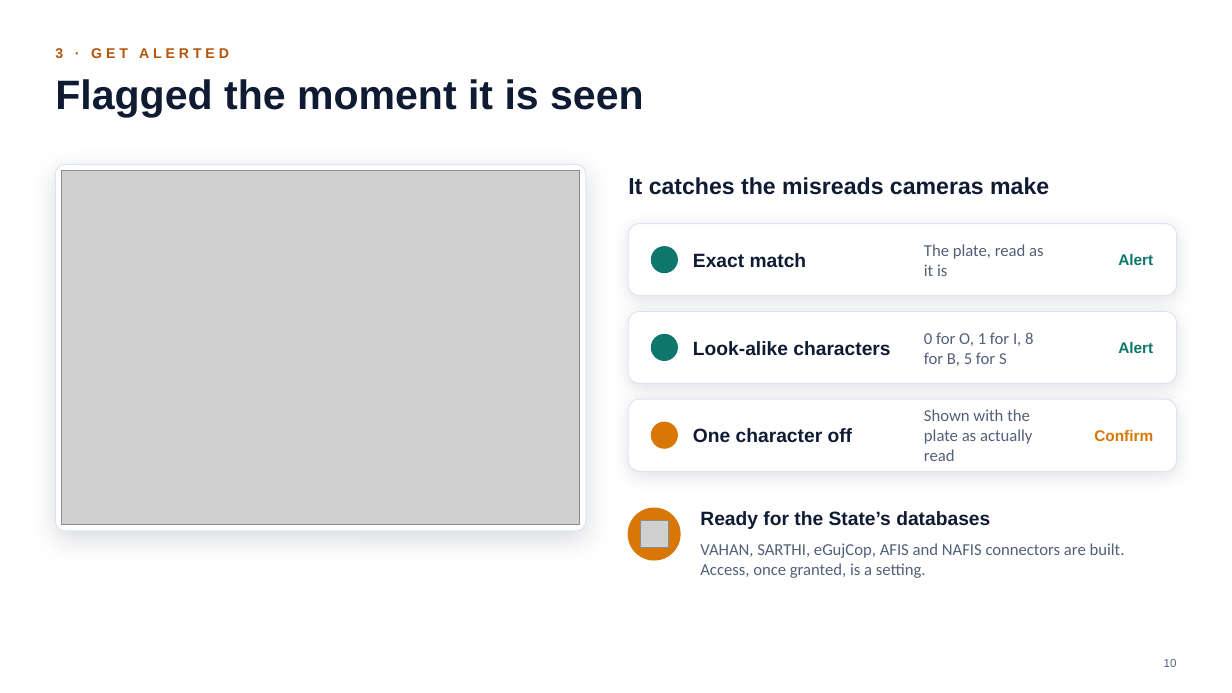
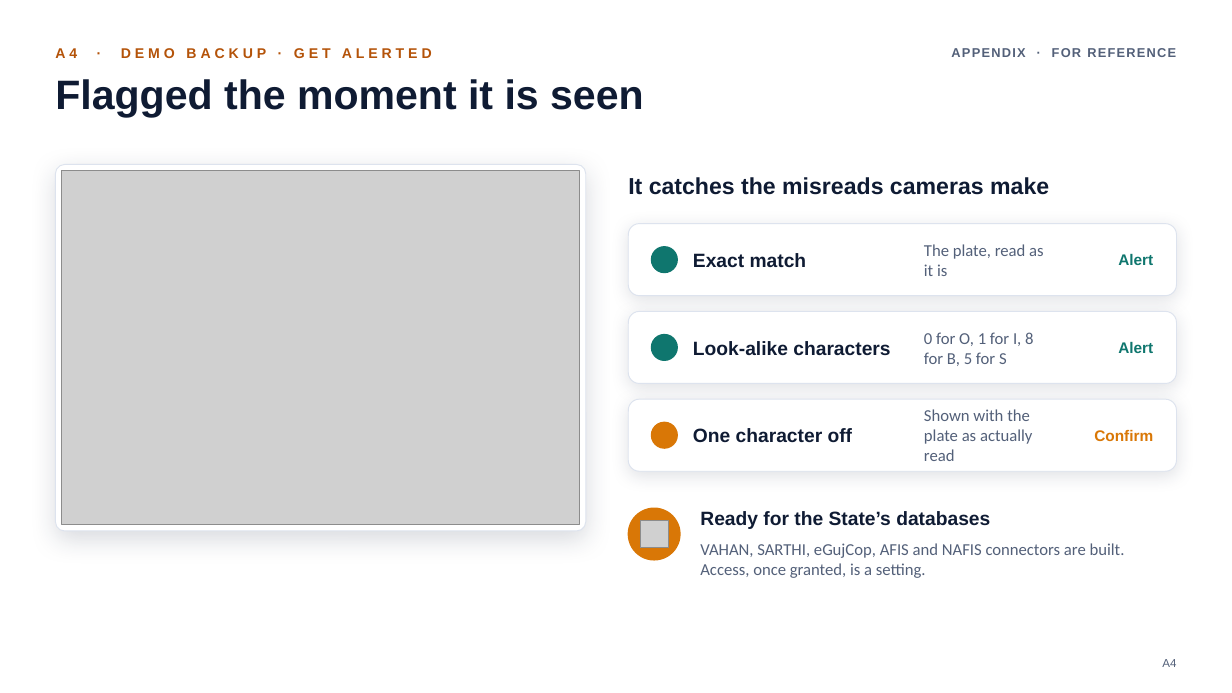
Before and after one commit to parthpatel643/sentinel-hackathon, a slide deck: slide 17 of docs/Sentinel-Finale-Pitch.pptx (slide 10 before the commit). Drawn at 1232x693 pixels with LibreOffice and Linux fonts; fonts in the diff are those of the drawing; grey boxes stand for pictures. Boxes give left, top, right and bottom in pixels: in the first picture for what was removed or moved away, otherwise in the second. Text is boxed around its words. In the diff, an @@ line names an element or a change of style, - is before the commit and + after.

```diff
--- a/docs/Sentinel-Finale-Pitch.pptx
+++ b/docs/Sentinel-Finale-Pitch.pptx
@@ text at box(55, 48, 432, 58): text changed @@
-3 · GET ALERTED
+A4 · DEMO BACKUP · GET ALERTED
@@ text added at box(951, 48, 1176, 57), 10 pt, text #536079, bold @@
+APPENDIX · FOR REFERENCE
@@ text at box(1162, 659, 1176, 667): text changed @@
-10
+A4
```
Also in this commit, not shown: 18 other slides changed, 2 slides added, 2 slides removed, 3 other files.
